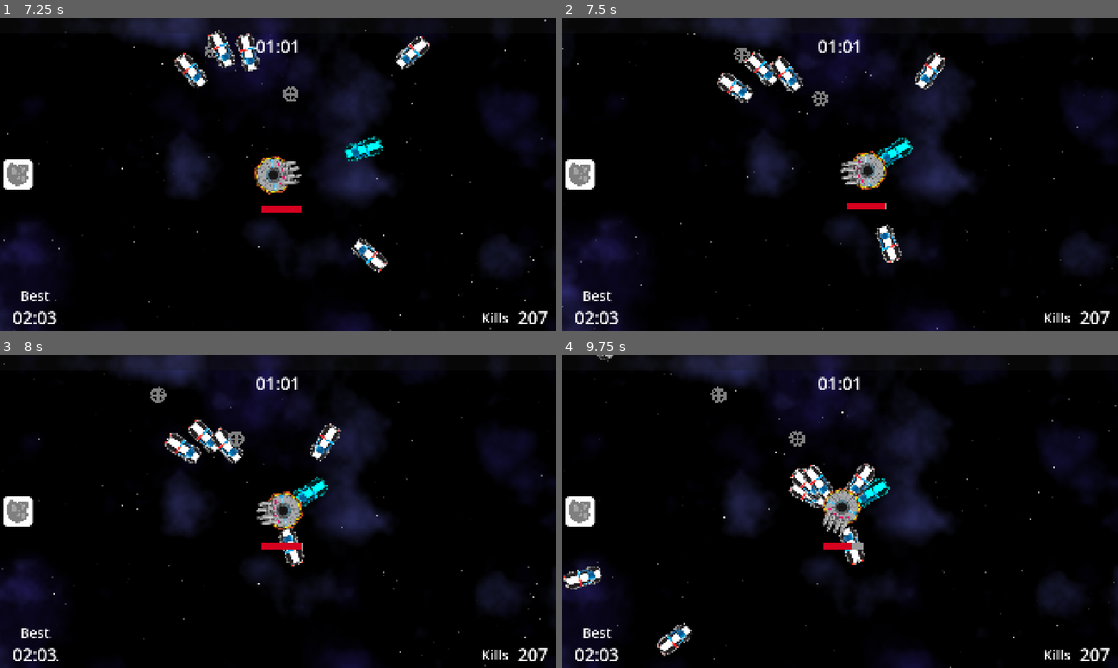
Above: before the commit, frames 1-4 (two rows, left to right).
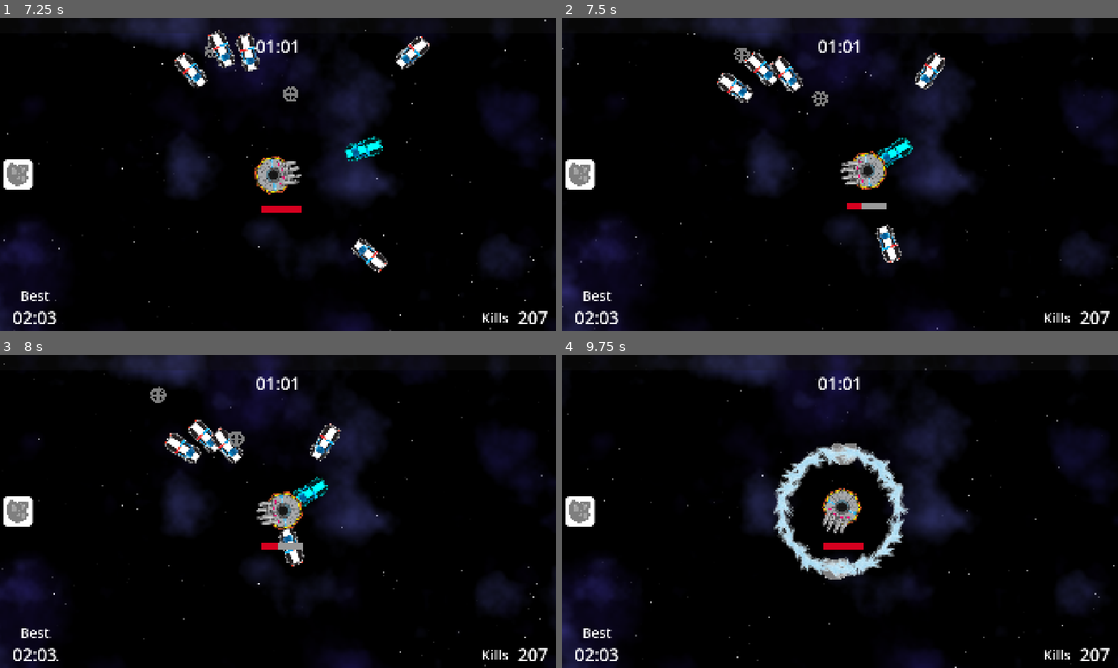
Above: after the commit, the same moments.

Repository: two-sticks-and-a-rock/space-arcade
Game: Godot game, scene res://scenes/main.tscn
Same seed, same stepped clock (60 frames per second), same inputs: the game is played once before the commit and once after it.
Inputs (mouse positions are in pixels of both pictures, inside the frame that each line leads up to):
- Up to frame 1 (7.25 s): move the mouse to (400, 158) at 0.52 s; press the mouse at (400, 158) at 0.53 s; move the mouse to (166, 190) at 1.27 s; release the mouse at (166, 190) at 1.28 s; click (166, 190) at 1.35 s; move the mouse to (333, 105) at 2.02 s; press the mouse at (333, 105) at 2.03 s; move the mouse to (250, 237) at 2.77 s; release the mouse at (250, 237) at 2.78 s; click (250, 237) at 2.85 s; move the mouse to (444, 221) at 3.52 s; press the mouse at (444, 221) at 3.53 s; move the mouse to (111, 127) at 4.27 s; release the mouse at (111, 127) at 4.28 s; click (111, 127) at 4.35 s; move the mouse to (305, 174) at 5.02 s; press the mouse at (305, 174) at 5.03 s; move the mouse to (194, 96) at 5.77 s; release the mouse at (194, 96) at 5.78 s; click (194, 96) at 5.85 s; move the mouse to (400, 158) at 6.52 s; press the mouse at (400, 158) at 6.53 s
- Up to frame 2 (7.5 s): move the mouse to (728, 190) at 7.27 s; release the mouse at (728, 190) at 7.28 s; click (728, 190) at 7.35 s
- Up to frame 3 (8 s): no input
- Up to frame 4 (9.75 s): move the mouse to (895, 442) at 8.02 s; press the mouse at (895, 442) at 8.03 s; release the mouse at (895, 442) at 8.75 s; click (778, 483) at 8.75 s, where only the run after the commit has a clickable "New Game"; move the mouse to (812, 574) at 9.52 s; click (812, 574) at 9.6 s

Frame 1 is identical in both runs. In frame 2, less than 0.1% of the frame differs, in the area x 53-59%, y 59-62%; in frame 3, less than 0.1%; in frame 4, 11%, in the area x 0-100%, y 0-100%.

Commit message:
hide HUD on game over

Diff:
--- /dev/null
+++ b/scenes/player/hud.gd
@@ -0,0 +1,9 @@
+extends CanvasLayer
+
+
+# Called when the node enters the scene tree for the first time.
+func _ready():
+	EventBus.game_over.connect(_on_game_over)
+
+func _on_game_over():
+	visible = false
--- a/scenes/player/player.gd
+++ b/scenes/player/player.gd
@@ -8,7 +8,7 @@
 @onready var magnet_collider : CollisionShape2D = $XpMagnet/CollisionShape2D
 @onready var sprite : Sprite2D = $Sprite2D
 
-var max_hp : int = 500
+var max_hp : int = 25
 var curr_hp : int = max_hp
 var magnet_radius : int = 150
 
--- a/scenes/player/player.tscn
+++ b/scenes/player/player.tscn
@@ -7,6 +7,7 @@
 [ext_resource type="PackedScene" uid="uid://dyeikbrn1kse8" path="res://scenes/player/player_weapons/frost_nova/frost_nova.tscn" id="3_qek5x"]
 [ext_resource type="Texture2D" uid="uid://d1ket6flnqnch" path="res://art/sprites/player/player_ship_v02_128x162.svg" id="4_0owmy"]
 [ext_resource type="PackedScene" uid="uid://dto3jjxkpeho1" path="res://scenes/xp/xp_bar.tscn" id="6_75vfm"]
+[ext_resource type="Script" uid="uid://6f5n0ek5ibig" path="res://scenes/player/hud.gd" id="7_h17s1"]
 [ext_resource type="Theme" uid="uid://drsxtvymgay2s" path="res://scenes/ui/themes/default/default.tres" id="8_qek5x"]
 [ext_resource type="Texture2D" uid="uid://c3tnm6dujlkue" path="res://art/sprites/bullets/orbiter_placeholder 2.png" id="9_5gtgg"]
 
@@ -71,6 +72,7 @@
 show_percentage = false
 
 [node name="Hud" type="CanvasLayer" parent="." unique_id=852667993]
+script = ExtResource("7_h17s1")
 
 [node name="XpBar" parent="Hud" unique_id=804379581 instance=ExtResource("6_75vfm")]
 max_value = 1920.0
Not shown, added: scenes/player/hud.gd.uid
